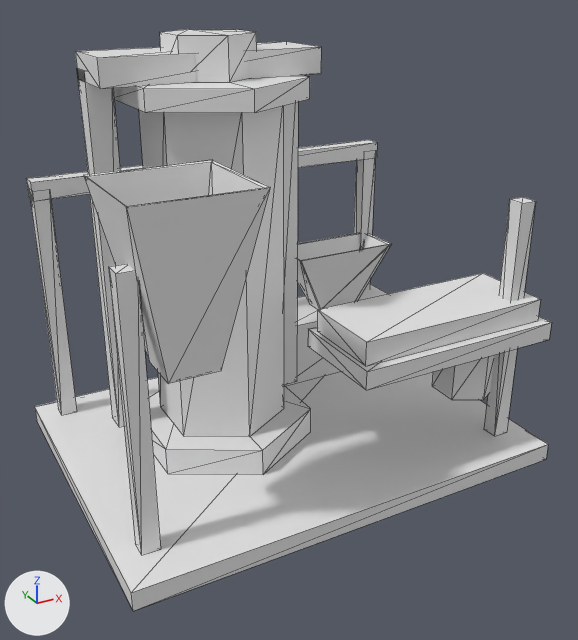
The glTF model assets/source/buildings/directorate/sources/industrial/extractor/lod2.gltf as it was, and as the next commit left it.
The view is the same before and after, from a 50 mm lens placed at (-0.83, -1.418, 0.509), pointed at (-0.081, -0.056, -0.172). The lights are fixed; the arrows at lower left show +X, +Y and +Z. The first picture is the older version. Mesh edges are drawn as thin lines. Vertices at exactly the same position are counted once.

Names of what the first picture shows: 'lod2'.
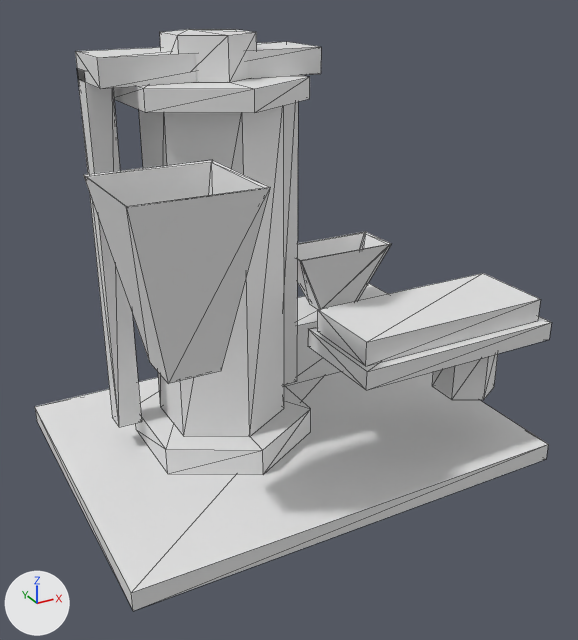
What differs and where, as boxes (x1, y1, x2, y2) in the pictures (578 x 640 px):
'lod2', reshaped
    before: (26, 29, 552, 611)
    after: (35, 29, 552, 611)
part 1 of me_lod2, deleted
    before: (484, 197, 536, 436)
part 2 of me_lod2, deleted
    before: (30, 199, 77, 415)
part 3 of me_lod2, deleted
    before: (26, 140, 377, 201)
part 4 of me_lod2, deleted
    before: (109, 264, 161, 555)
part 5 of me_lod2, deleted
    before: (354, 158, 376, 289)

The edits, one by one:
me_lod2 is used by ob_lod2; location (0.0, 0.0, 0.0).
me_lod2 had 188 vertices, 292 faces and spanned x -0.553..0.41, y -0.36..0.36, z -0.5..0.4.
me_lod2 now has 148 vertices, 232 faces and spans x -0.553..0.41, y -0.36..0.36, z -0.5..0.4.
me_lod2 part 1: the loose piece of 8 vertices spanning x 0.327..0.363, y -0.278..-0.242, z -0.46..0.08 is deleted.
me_lod2 part 2: the loose piece of 8 vertices spanning x -0.506..-0.47, y 0.287..0.323, z -0.46..0.08 is deleted.
me_lod2 part 3: the loose piece of 8 vertices spanning x -0.508..0.365, y 0.285..0.325, z 0.06..0.1 is deleted.
me_lod2 part 4: the loose piece of 8 vertices spanning x -0.506..-0.47, y -0.278..-0.242, z -0.46..0.08 is deleted.
me_lod2 part 5: the loose piece of 8 vertices spanning x 0.327..0.363, y 0.287..0.323, z -0.46..0.08 is deleted.
